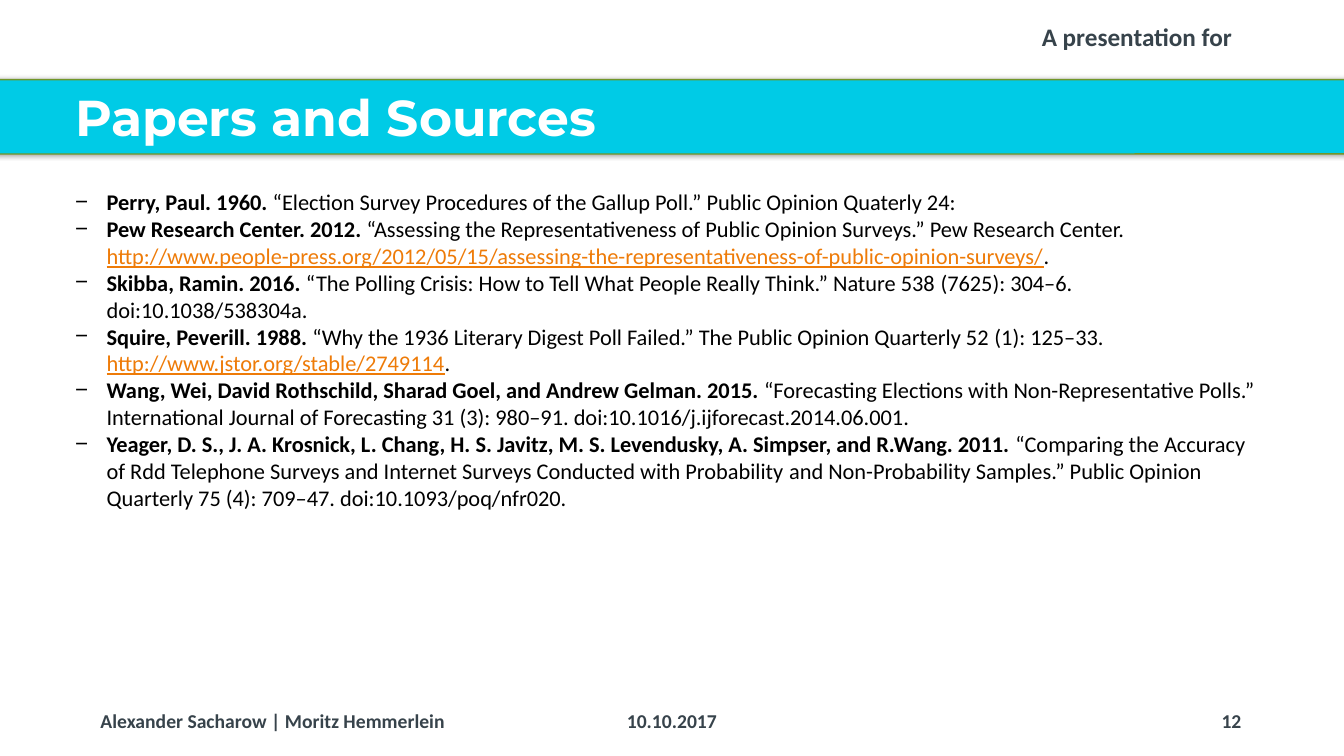
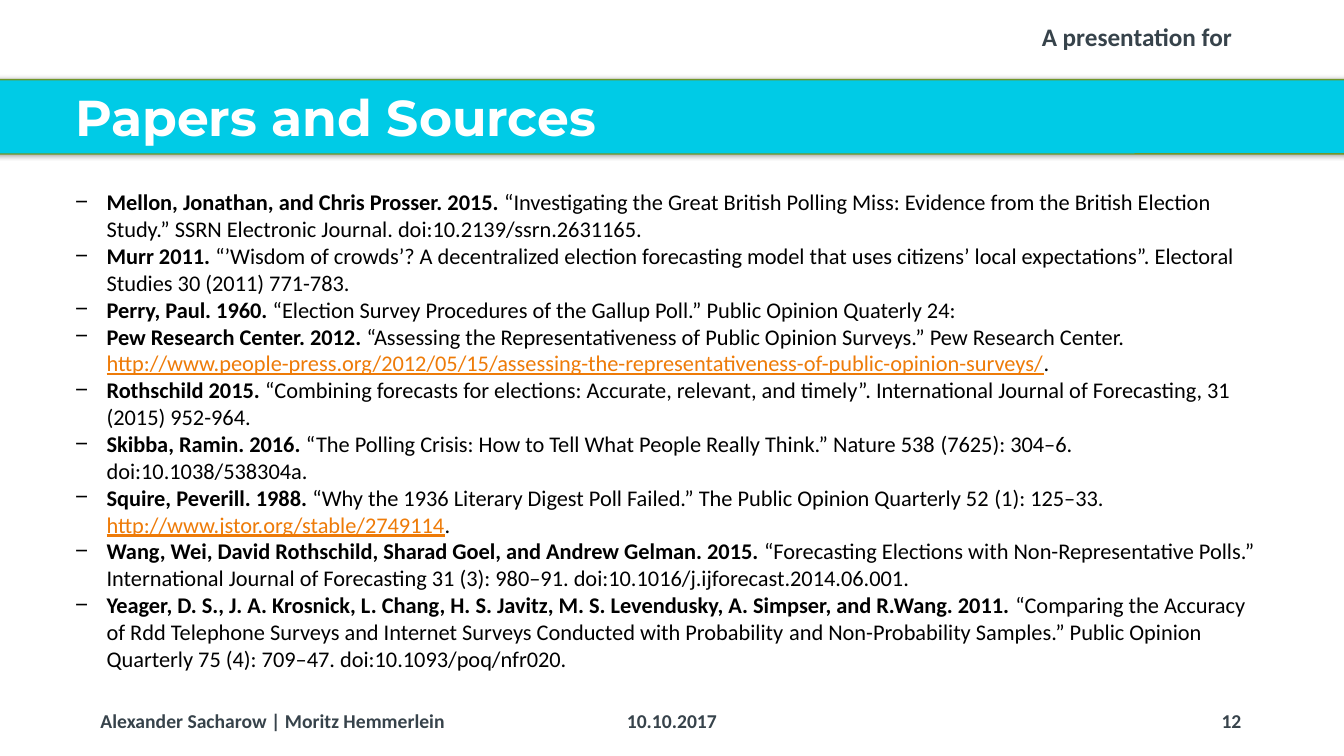
Before and after one commit to Corrod3/ElectionForecasting, a slide deck: slide 12 of Dalia Presentation/20171006_Dalia_Lunchtime Talk_Election Forecasting_v2.pptx. Drawn at 1344x756 pixels with LibreOffice and Linux fonts; fonts in the diff are those of the drawing; background and template pictures are left out. Boxes give left, top, right and bottom in pixels: in the first picture for what was removed or moved away, otherwise in the second. Text is boxed around its words. In the diff, an @@ line names an element or a change of style, - is before the commit and + after.

```diff
--- a/Dalia Presentation/20171006_Dalia_Lunchtime Talk_Election Forecasting_v2.pptx
+++ b/Dalia Presentation/20171006_Dalia_Lunchtime Talk_Election Forecasting_v2.pptx
@@ text at box(107, 194, 1234, 294): paragraphs added @@
+− Mellon, Jonathan, and Chris Prosser. 2015. “Investigating the Great British Polling Miss: Evidence from the British Election Study.” SSRN Electronic Journal. doi:10.2139/ssrn.2631165.
+− Murr 2011. “’Wisdom of crowds’? A decentralized election forecasting model that uses citizens’ local expectations”. Electoral Studies 30 (2011) 771-783.
@@ text at box(107, 382, 1230, 428): paragraph added @@
+− Rothschild 2015. “Combining forecasts for elections: Accurate, relevant, and timely”. International Journal of Forecasting, 31 (2015) 952-964.
```
Also in this commit, not shown: 3 other slides changed.
